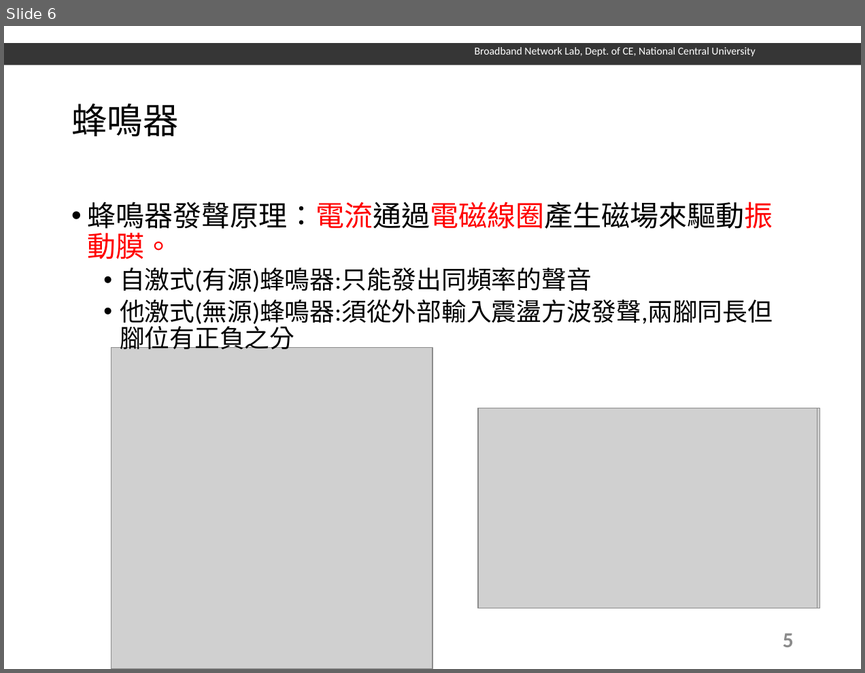
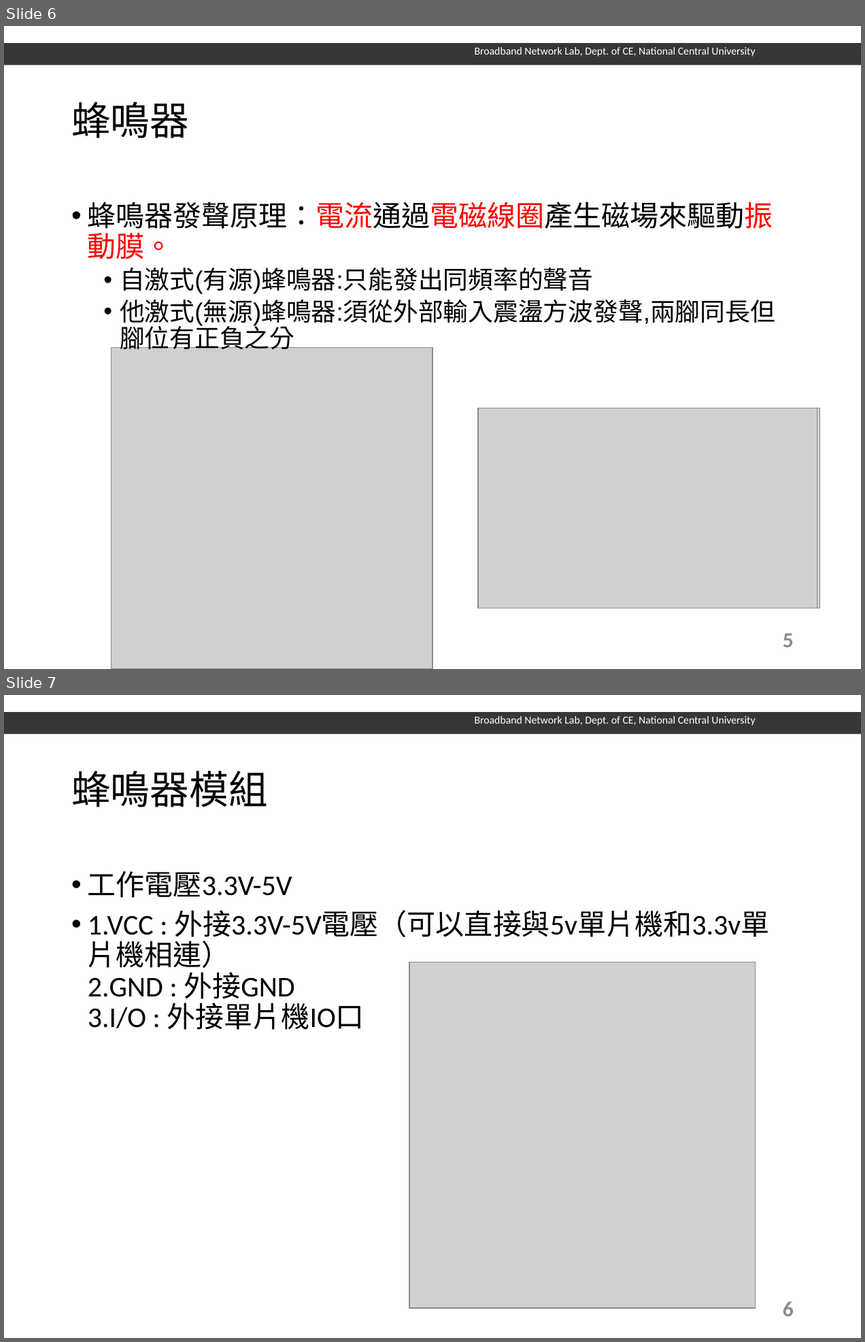
Before and after one commit to Emerler/Raspberrypi-Course, a slide deck: Lab2/樹莓派-電子鋼琴.pptx. Shown one above the other, each under a label of ours: slide 6 before the commit, slides 6 and 7 after it. The pictures are 865x673 and 865x1342 pixels, drawn with LibreOffice and Linux fonts; fonts in the diff are those of the drawing; grey boxes stand for pictures; background and template pictures are left out. Boxes give left, top, right and bottom in pixels: in the first picture for what was removed or moved away, otherwise in the second. Text is boxed around its words. In the diff, an @@ line names an element or a change of style, - is before the commit and + after.

```diff
--- a/Lab2/樹莓派-電子鋼琴.pptx
+++ b/Lab2/樹莓派-電子鋼琴.pptx
@@ slide 7 added at (4,695,861,1338), background #FFFFFF; not listed: 2 template elements that a slide beside it also shows @@
@@ title added at (71,770,268,807), 33 pt, text #000000 @@
+蜂鳴器模組
@@ text added at (88,871,769,1030), 24 pt, text #000000 @@
+• 工作電壓3.3V-5V
+• 1.VCC : 外接3.3V-5V電壓（可以直接與5v單片機和3.3v單片機相連）
+  2.GND : 外接GND
+  3.I/O : 外接單片機IO口
@@ picture added at (409,962,755,1308) @@
@@ page number added at (783,1301,793,1316), 18 pt, text #8C8C8C, bold @@
+6
@@ slide 6 changed as well @@
@@ title "蜂鳴器" at (71,101,189,138): size 30 to 33 pt, font Noto Sans CJK SC to Calibri @@
@@ text "蜂鳴器發聲原理：電流通過電磁線圈產生磁場來驅動振動膜。" at (88,201,775,354): font Calibri to Arial @@
```
Also in this commit, not shown: 12 other slides changed, 1 other file.
